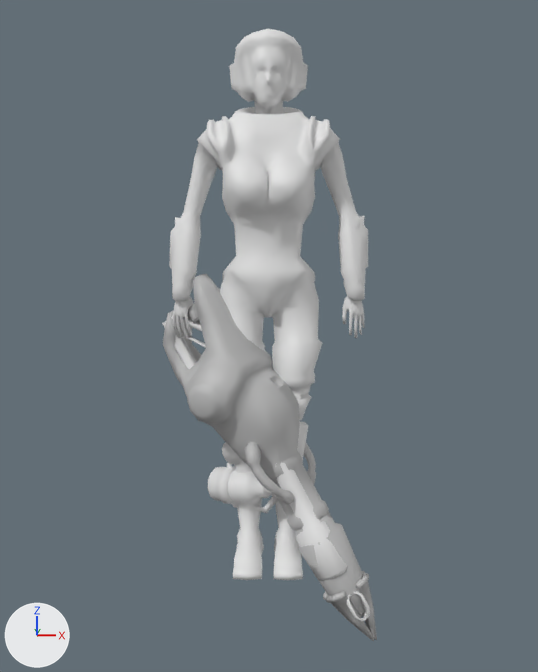
Renders of the Blender file Tools/Models/Players/lauren_v3.blend from each side of a commit.
The view is the same before and after, from a 50 mm camera at (1.2, -72.9, 20.1) aimed at (0.1, 11.7, 10.7). Lighting does not change. The marker at lower left points along +X, +Y and +Z.

The scene before the commit, as lines of its bpy script (objects in view):
```python
ob_lauren8_001 = bpy.data.objects.new('lauren8.001', me_lauren8_001)
ob_lauren8_001.location = (0.0, 6.0, 1.0)
ob_lauren8_001.scale = (0.09, 0.09, 0.09)
ob_newflamethrower = bpy.data.objects.new('newflamethrower', me_newflamethrower)
ob_newflamethrower.location = (-3.1, 12.5, -8.0)
ob_newflamethrower.rotation_euler = (0.223, 1.046, -0.35)  # degrees (13, 60, -20)
ob_newflamethrower.scale = (2.0, 2.0, 2.0)
ob_newvaporizer = bpy.data.objects.new('newvaporizer', me_newvaporizer)
ob_newvaporizer.location = (-6.6, 8.3, 3.9)
ob_newvaporizer.rotation_euler = (0.247, 1.041, -0.33)  # degrees (14, 60, -19)
ob_newvaporizer.scale = (2.5, 2.5, 2.5)
ob_newviolator = bpy.data.objects.new('newviolator', me_newviolator)
ob_newviolator.location = (-28.5, 43.3, 18.0)
ob_newviolator.rotation_euler = (0.55, -0.94, -4.298)  # degrees (32, -54, -246)
ob_newviolator.scale = (1.06, 1.06, 1.06)
```
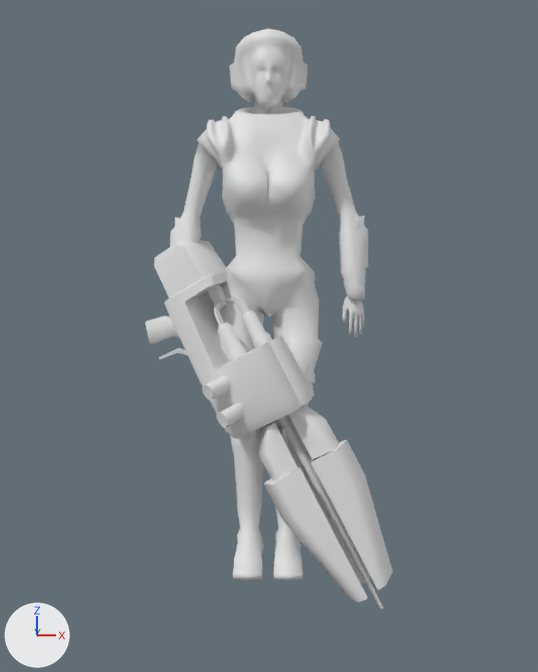
Diff of the bpy script that builds the scene:
```diff
--- a/Tools/Models/Players/lauren_v3.blend.py
+++ b/Tools/Models/Players/lauren_v3.blend.py
@@ me_newviolator @@
 me_newviolator.from_pydata(...)  # 830 vertices, 838 faces; spans x -56.4..-16.1, y -12.2..13.2, z 17.2..31.4
 # used by ob_newviolator; location = (-28.5, 43.3, 18.0); rotation_euler = (0.55, -0.94, -4.298), in degrees (32, -54, -246); scale = (1.06, 1.06, 1.06)
+# me_newviolator part 1: all faces are now shaded smooth (838 of 838 changed)
 me_newviolator.materials.append(mat_none_newviolator_jpg)
@@ ob_newflamethrower @@
 ob_newflamethrower.scale = (2.0, 2.0, 2.0)
+ob_newflamethrower.hide_viewport = True
@@ ob_newvaporizer @@
 ob_newvaporizer.scale = (2.5, 2.5, 2.5)
+ob_newvaporizer.hide_viewport = True
@@ ob_newviolator @@
 ob_newviolator.scale = (1.06, 1.06, 1.06)
-ob_newviolator.hide_viewport = True
```

What differs and where, as boxes (x1, y1, x2, y2) in the pictures (538 x 672 px):
'newviolator', shown: after (145, 240, 393, 609)
'newvaporizer', hidden: before (163, 274, 377, 641)
'newflamethrower', hidden: before (162, 316, 370, 622)
